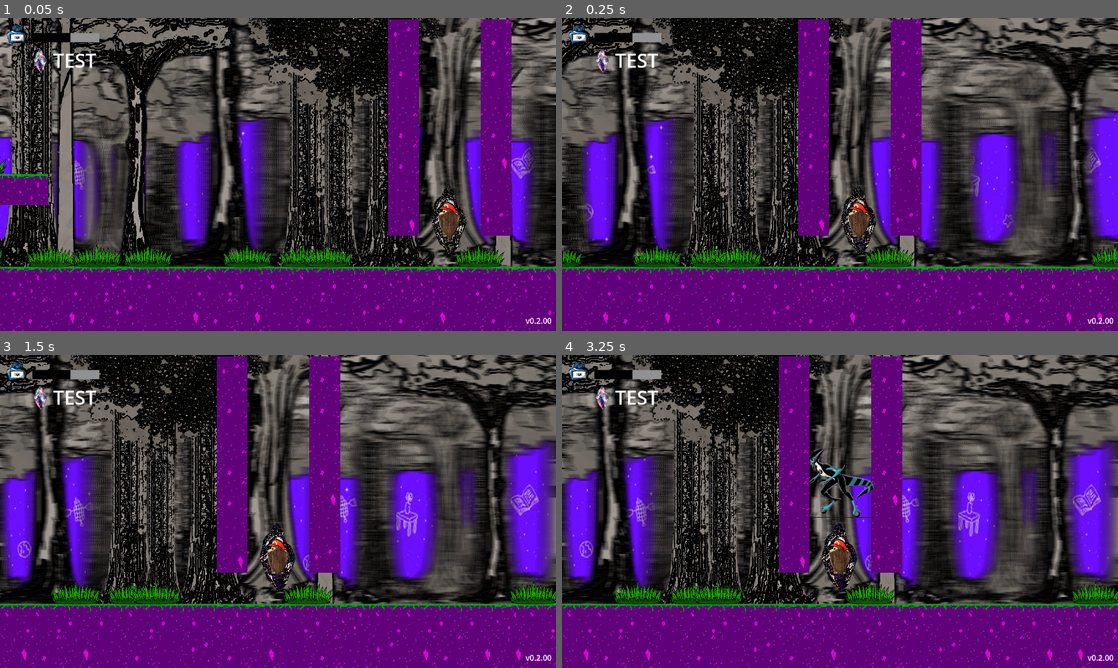
Above: before the commit, frames 1-4 (two rows, left to right).
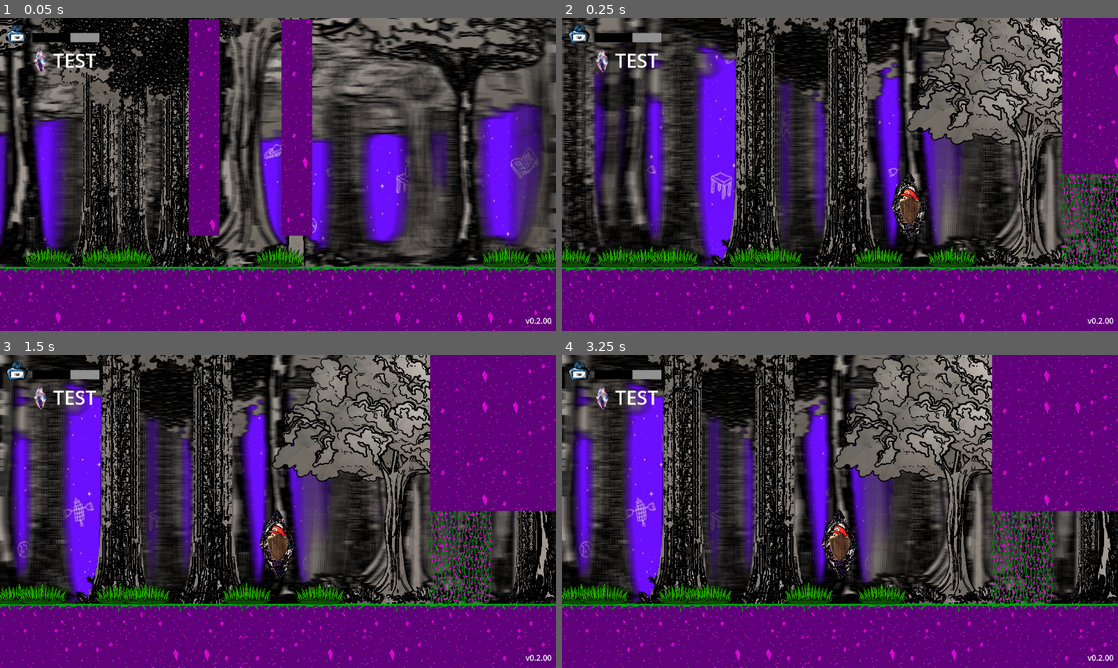
Above: after the commit, the same moments.

Repository: Jontaybr24/ShardsOfEikyo
Game: Godot game, scene res://Scenes/Levels/arena.tscn
Two runs of this game, one before a commit and one after it. Both use one fixed random seed, a clock stepped at 60 frames per second and the inputs below. Sound files missing from this copy of the repository are replaced by a short silence.
Inputs:
- Up to frame 1 (0.05 s): no input
- Up to frame 2 (0.25 s): no input
- Up to frame 3 (1.5 s): tap Enter (confirm) at 0.5 s; hold Shift (dash) 0.53-1.28 s; hold Right (right) from 0.53 s (still down); tap Space (jump) at 0.77, 1.07 s; tap S (heal) at 0.8, 1.35 s
- Up to frame 4 (3.25 s): tap Space (jump) at 1.52, 1.55, 1.82, 3.02 s; tap Enter (confirm) at 2, 2.75 s; release Right (right) at 2.03 s; hold Left (left) 2.03-2.78 s; hold Space (jump) 2.03-2.78 s; tap Shift (dash) at 2.3 s; hold Right (right) from 2.78 s (still down); tap A (attack) at 2.85 s; tap S (heal) at 3.05 s

The runs differ from the first frame. In frame 1, 66% of the frame differs, in the area x 0-100%, y 0-100%; in frame 2, 65%; in frame 3, 65%; in frame 4, 65%.
Error in both runs: Invalid access to property or key 'ELEMENTS' on a base object of type 'Nil'. (res://Scripts/naiko.gd:17)

Commit message:
walking through shard vines now hurts; need to fix knockback

Diff:
--- a/Scenes/Levels/arena.tscn
+++ b/Scenes/Levels/arena.tscn
@@ -162,7 +162,7 @@
 default = NodePath("Wave")
 
 [node name="Wave" parent="Wave Manager" unique_id=1056837958 instance=ExtResource("14_a8grh")]
-position = Vector2(511, -96)
+position = Vector2(1861, -124)
 
 [node name="Dash" parent="Wave Manager" unique_id=1205584444 instance=ExtResource("14_a8grh")]
 position = Vector2(3073, -225)
--- a/Scripts/States/Player/PlayerAttack.gd
+++ b/Scripts/States/Player/PlayerAttack.gd
@@ -52,4 +52,4 @@
 		player.position.x += player.dir * speed * delta
 
 	if Input.is_action_just_released("dash"):
-		player.sprinting = false
+		player.current_states.erase(player.CONDITIONS.SPRINTING)
--- a/Scripts/naiko.gd
+++ b/Scripts/naiko.gd
@@ -126,8 +126,12 @@
 var can_climb = false
 var boosting_jump = false
 
-# dash
+# timers
 var dash_timer = 0
+var difficult_terrain_timer = 0.3
+var difficult_terrain_damage_tic = .6
+var shard_vine_damage = 2
+
 
 var data = {
 	"Channel": false,
@@ -215,11 +219,19 @@
 	else:
 		channel_aura.hide()
 
+	if dir != 0 and difficult_terrain_timer > 0 and CONDITIONS.STUCK in current_states:
+		difficult_terrain_timer -= delta
+		print(difficult_terrain_timer)
+
+	if difficult_terrain_timer <= 0:
+		take_damage(shard_vine_damage, TypeManager.ELEMENTS.SHARD, Vector2(0, 0))
+		difficult_terrain_timer = difficult_terrain_damage_tic
+
 	for enemy in enemies:
 		if enemy.contact_damage: enemy.contact(self)
 
 	if not is_on_floor() \
-	and not CONDITIONS.SUSPENDED in current_states:
+	and not CONDITIONS.SUSPENDED in current_states and not CONDITIONS.STUCK in current_states:
 		var new_grav = gravity * delta * (boost_gravity_reduction if boosting_jump else 1)
 		velocity.y += new_grav
 
@@ -296,10 +308,15 @@
 			"shard_vine":
 				current_states.append(CONDITIONS.STUCK)
 				current_states.erase(CONDITIONS.SPRINTING)
+				velocity.y = 0
+				difficult_terrain_timer = difficult_terrain_damage_tic
+				take_damage(shard_vine_damage, TypeManager.ELEMENTS.SHARD, global_position)
 			_:
+				current_states.erase(CONDITIONS.STUCK)
 				print("Not Vine")
 	else:
 		current_states.erase(CONDITIONS.STUCK)
+
 
 func add_ink(amount):
 	if amount > 1 and current_ink < data.max_ink:
@@ -315,8 +332,13 @@
 func take_damage(dmg, attack_type, source, kb = Vector2()):
 	if CONDITIONS.INVULNERABLE in current_states: return
 	var res = TypeManager.get_matchup(attack_type, type)
-	var distance = global_position.x - source.x
-	var dir = sign(distance)
+	var distance
+	var dir
+	if source != null:
+		distance = global_position.x - source.x
+		dir = sign(distance)
+	else:
+		dir = 0
 	print(dmg * res.scalar, " damage taken")
 	audio_in.stream = res.SFX
 	audio_in.play()
@@ -378,6 +400,8 @@
 	GameManager.respawn_player()
 
 func jump(percentage = 1.0):
+	if CONDITIONS.STUCK in current_states:
+		return
 	velocity = jump_velocity * Vector2(0, percentage)
 	current_states.append(CONDITIONS.JUMPING)
 	boost_timer = max_boost_time
